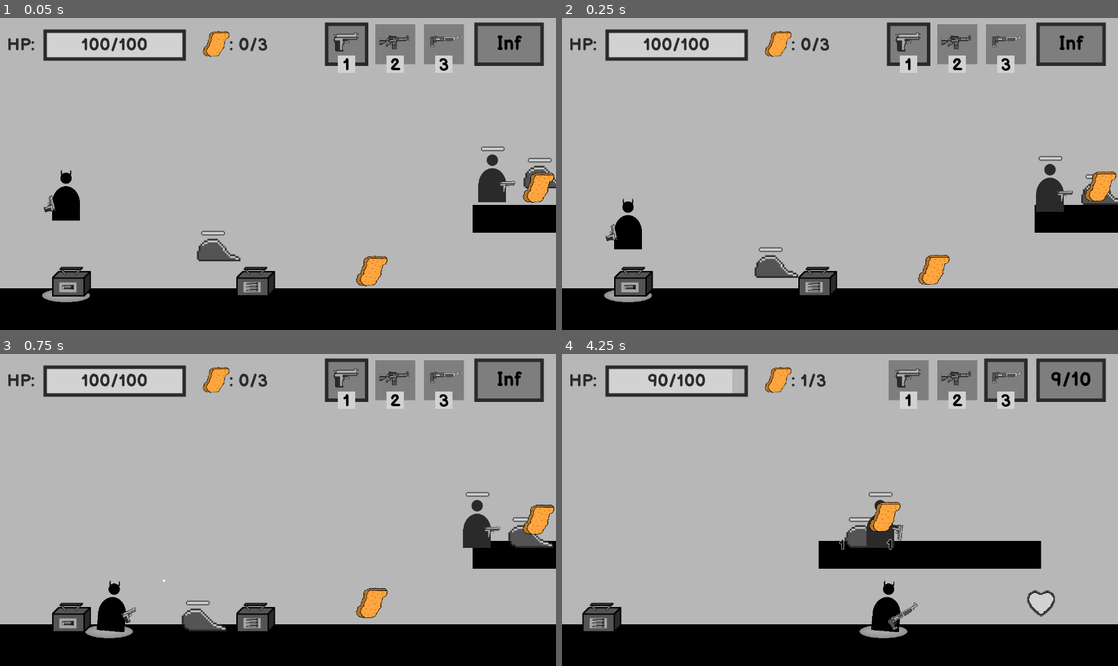
Above: before the commit, frames 1-4 (two rows, left to right).
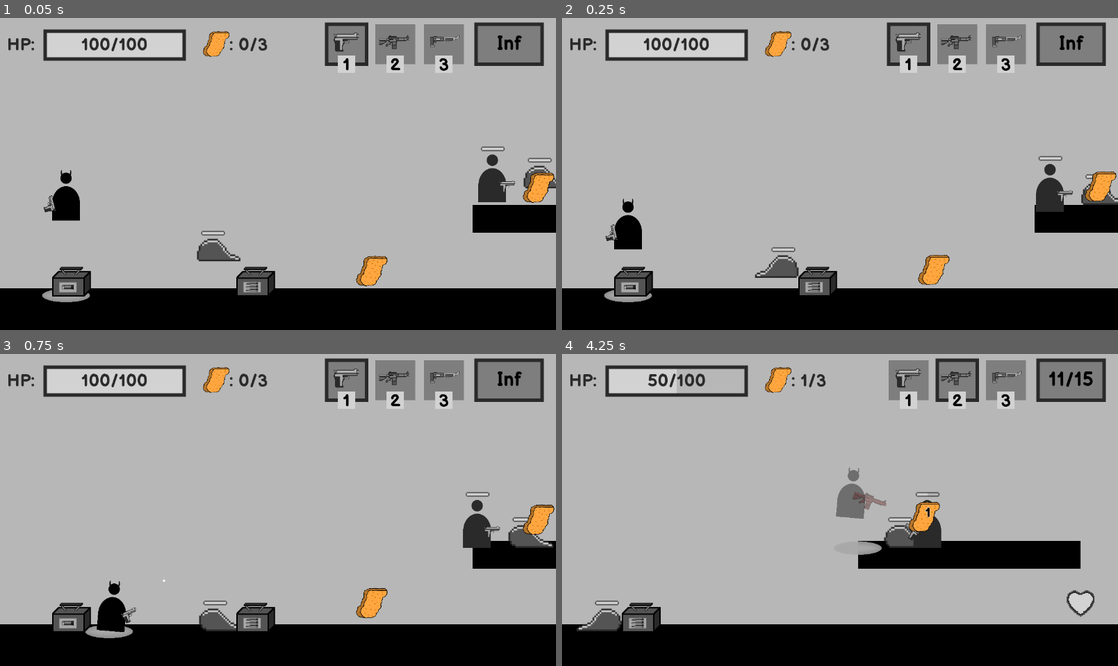
Above: after the commit, the same moments.

Repository: BesterCoder/nuggie-collector
Game: Godot game, scene res://levels/level_001.tscn
The game is run twice, just before and just after one commit, with the same random seed, the same clock (stepped at 60 frames per second) and the same inputs.
Inputs (mouse positions are in pixels of both pictures, inside the frame that each line leads up to):
- Up to frame 1 (0.05 s): no input
- Up to frame 2 (0.25 s): no input
- Up to frame 3 (0.75 s): move the mouse to (400, 494) at 0.52 s; press the mouse at (400, 494) at 0.53 s; hold D (move_right) from 0.53 s (still down)
- Up to frame 4 (4.25 s): tap W (jump) at 0.77, 1.52, 3.02, 3.77 s; move the mouse to (728, 525) at 1.27 s; release the mouse at (728, 525) at 1.28 s; tap 1 (select_pistol) at 1.35 s; move the mouse to (895, 441) at 2.02 s; release D (move_right) at 2.03 s; hold A (move_left) 2.03-2.78 s; tap 2 (select_rifle) at 2.1 s; move the mouse to (812, 572) at 2.77 s; hold D (move_right) from 2.78 s (still down); tap 3 (select_shotgun) at 2.85 s; move the mouse to (1006, 556) at 3.52 s; press the mouse at (1006, 556) at 3.53 s

Frame 1 is identical in both runs. In frame 2, 0.4% of the frame differs, in the area x 34-43%, y 73-84%; in frame 3, 0.5%; in frame 4, 7.8%, in the area x 2-96%, y 1-92%.

Commit message:
Characters can now move based on a movement range
Range is set in pixels and is a range in one direction.
So if the range is set to be 50, the total range will
be 100 since it's the range both right and left

Diff:
--- a/characters/enemies/EnemyBase.gd
+++ b/characters/enemies/EnemyBase.gd
@@ -8,11 +8,13 @@
 var current_hp = -1
 var velocity = Vector2(0, 0)
 var number_dir = -1
+var moved_amount: float = 0
 
 # export makes the variable modifiable in the scene editor
 export var direction = DIR_LEFT
 export var detects_cliffs = true
 export var hp_amount : int = 2
+export var movement_range: int = -1
 export var damage_number: PackedScene
 
 func hurt():
@@ -57,7 +59,7 @@
 	# Flip the character if it hits a wall or while it hits the end of a cliff
 	# while being on the floor (ground)
 	# TODO: clener if
-	if is_on_wall() or (detects_cliffs and not $floor_checker.is_colliding() and is_on_floor()):
+	if is_on_wall() or (detects_cliffs and not $floor_checker.is_colliding() and is_on_floor()) or (movement_range > 0 and abs(moved_amount) >= movement_range):
 		# Flip the direction
 		direction = direction * -1
 		# Set the floor checker ray to left or right of the collision box
@@ -65,8 +67,10 @@
 		$floor_checker.position.x = $CollisionShape2D.shape.get_extents().x * direction
 		_child_change_direction()
 
+	var x_move = speed * direction
+	moved_amount += x_move * delta
 	velocity.y += 20
-	velocity.x = speed * direction
+	velocity.x = x_move
 	velocity = move_and_slide(velocity, Vector2.UP)
 	_child_physics_process(delta)
 
--- a/levels/level_001.tscn
+++ b/levels/level_001.tscn
@@ -57,6 +57,7 @@
 [node name="EnemySlime3" parent="Enemies" instance=ExtResource( 5 )]
 position = Vector2( 504, 352 )
 detects_cliffs = false
+movement_range = 10
 
 [node name="EnemySlime4" parent="Enemies" instance=ExtResource( 5 )]
 position = Vector2( 3744, 352 )
@@ -65,6 +66,7 @@
 [node name="EnemySlime5" parent="Enemies" instance=ExtResource( 5 )]
 position = Vector2( 4688, 352 )
 detects_cliffs = false
+movement_range = 200
 
 [node name="EnemyShooter" parent="Enemies" instance=ExtResource( 9 )]
 position = Vector2( 1136, 184 )
@@ -83,8 +85,9 @@
 scale = Vector2( 0.25, 0.25 )
 
 [node name="EnemyShooter5" parent="Enemies" instance=ExtResource( 9 )]
-position = Vector2( 5688, 264 )
+position = Vector2( 5936, 352 )
 scale = Vector2( 0.25, 0.25 )
+movement_range = 200
 
 [node name="Nuggies" type="Node2D" parent="."]
 
